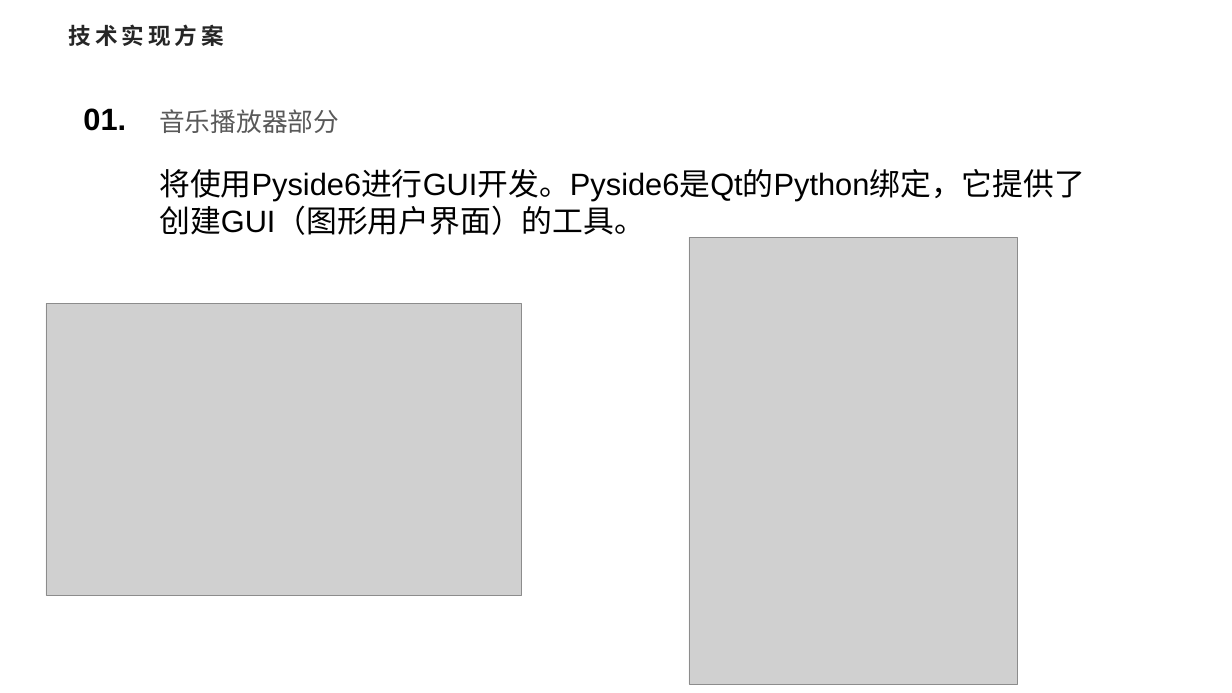
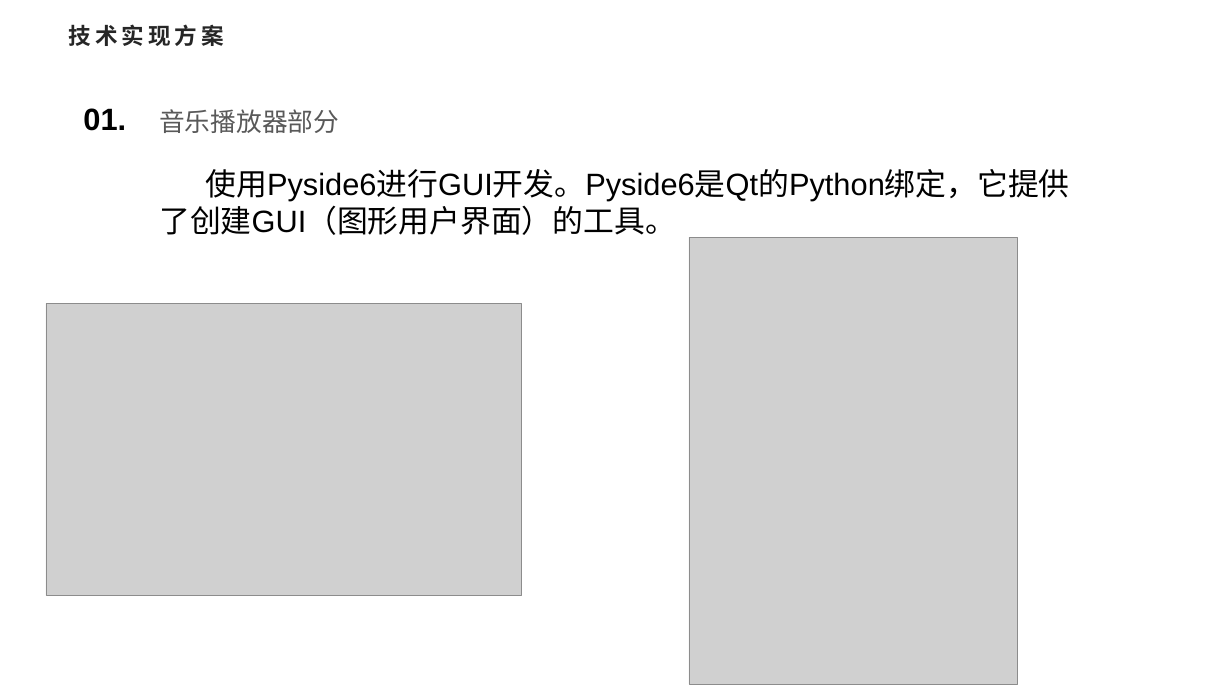
Before and after one commit to ShinomiyaNoa/Y4S12_Software_MusicPlayer, a slide deck: slide 4 of Document/开题/开题PPT.pptx. Drawn at 1232x693 pixels with LibreOffice and Linux fonts; fonts in the diff are those of the drawing; grey boxes stand for pictures. Boxes give left, top, right and bottom in pixels: in the first picture for what was removed or moved away, otherwise in the second. Text is boxed around its words. In the diff, an @@ line names an element or a change of style, - is before the commit and + after.

```diff
--- a/Document/开题/开题PPT.pptx
+++ b/Document/开题/开题PPT.pptx
@@ text at [159,169,1069,235]: text changed @@
-将使用Pyside6进行GUI开发。Pyside6是Qt的Python绑定，它提供了创建GUI（图形用户界面）的工具。
+使用Pyside6进行GUI开发。Pyside6是Qt的Python绑定，它提供了创建GUI（图形用户界面）的工具。
```
Also in this commit, not shown: 1 other slide changed, 1 slide added, 1 other file.
